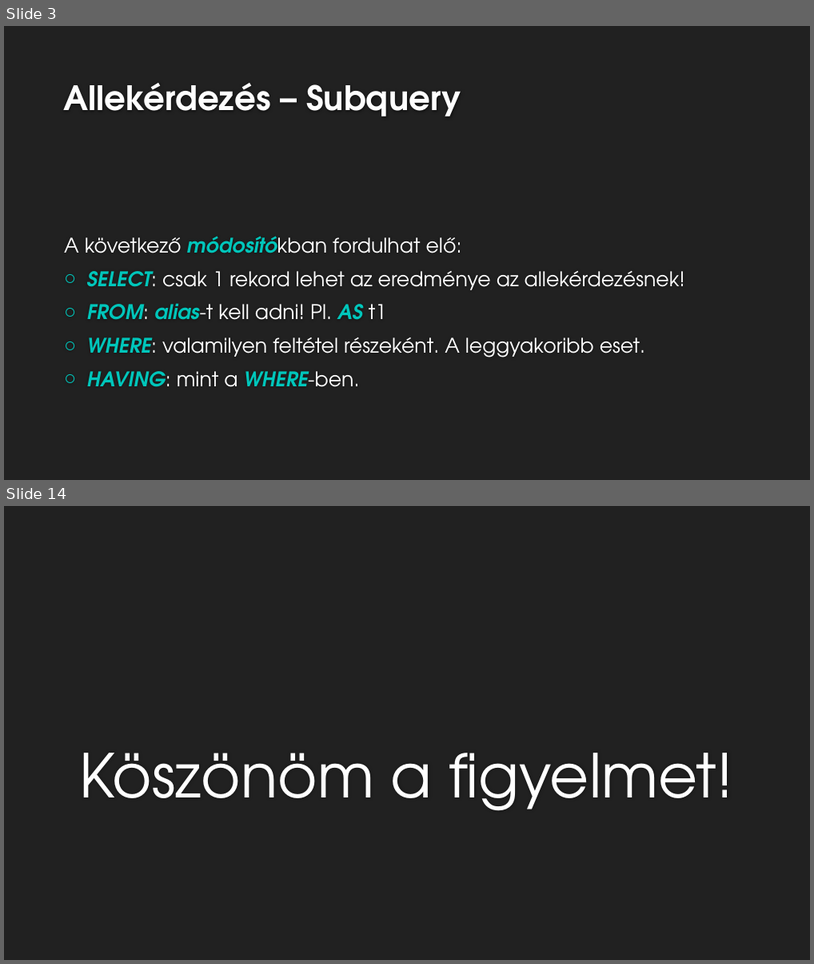
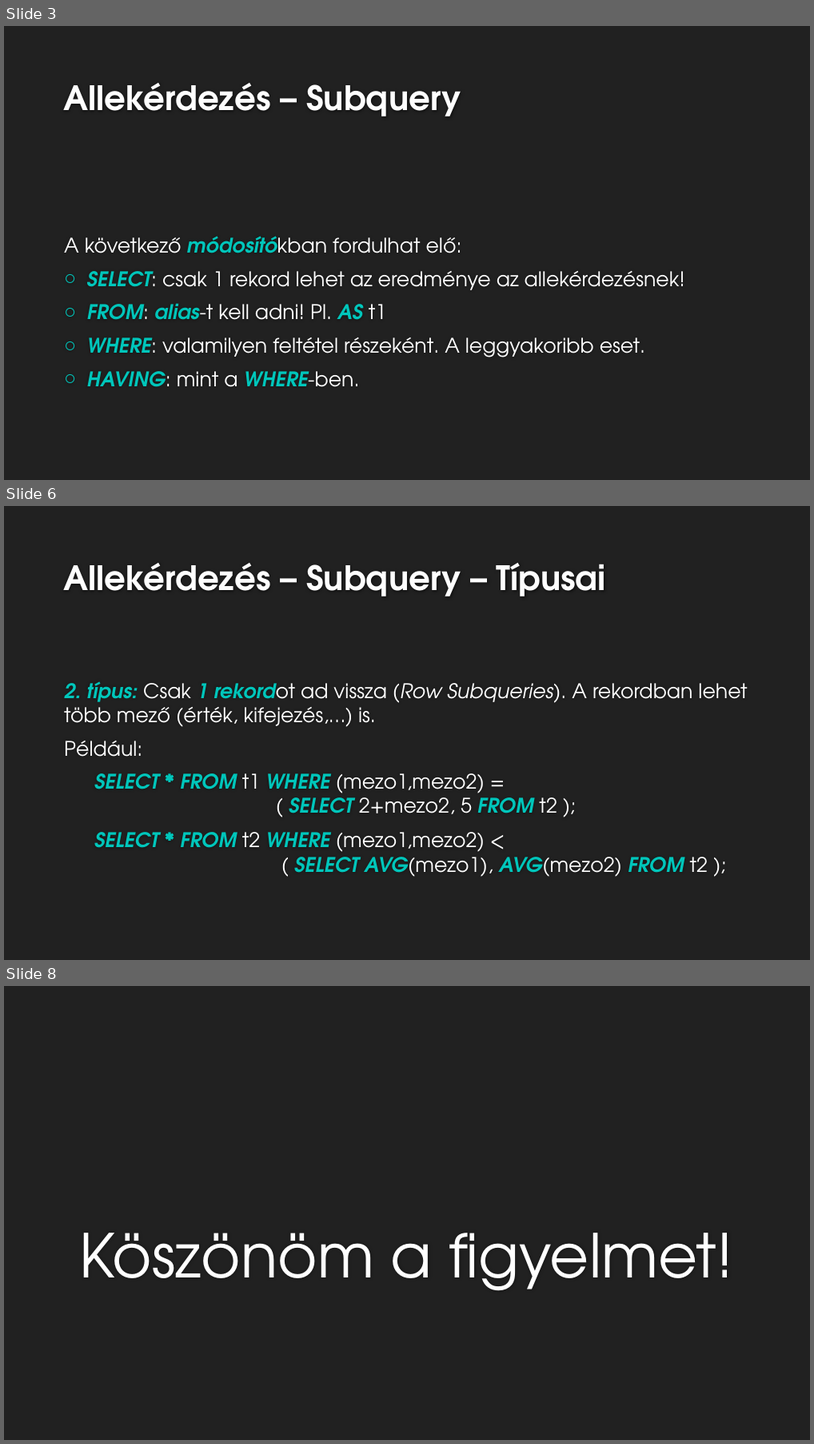
Before and after one commit to pepaSuli/sqltananyag, a slide deck: 19.lecke/AdatbázisTervezés19.pptx. Shown one above the other, each under a label of ours: slides 3 and 14 before the commit, slides 3, 6 and 8 after it; the slides between them are not shown. The pictures are 814x964 and 814x1444 pixels, drawn with LibreOffice and Linux fonts; fonts in the diff are those of the drawing; background and template pictures are left out. Boxes give left, top, right and bottom in pixels: in the first picture for what was removed or moved away, otherwise in the second. Text is boxed around its words. In the diff, an @@ line names an element or a change of style, - is before the commit and + after.

Commit message:
19. Belső select

```diff
--- a/19.lecke/AdatbázisTervezés19.pptx
+++ b/19.lecke/AdatbázisTervezés19.pptx
@@ slide 6 added at [4,506,810,960], background #212121 @@
@@ title added at [64,563,606,596], 40 pt, text #FEFEFE, bold @@
+Allekérdezés – Subquery – Típusai
@@ text added at [64,681,747,876], 24 pt, text #FFFFFF @@
+2. típus: Csak 1 rekordot ad vissza (Row Subqueries). A rekordban lehet több mező (érték, kifejezés,…) is.
+Például:
+SELECT * FROM t1 WHERE (mezo1,mezo2) =
+( SELECT 2+mezo2, 5 FROM t2 );
+SELECT * FROM t2 WHERE (mezo1,mezo2) <
+( SELECT AVG(mezo1), AVG(mezo2) FROM t2 );
@@ what was slide 14 is now slide 8 @@
```
Also in this commit, not shown: 1 slide changed, 2 other slides added, 9 slides removed.
